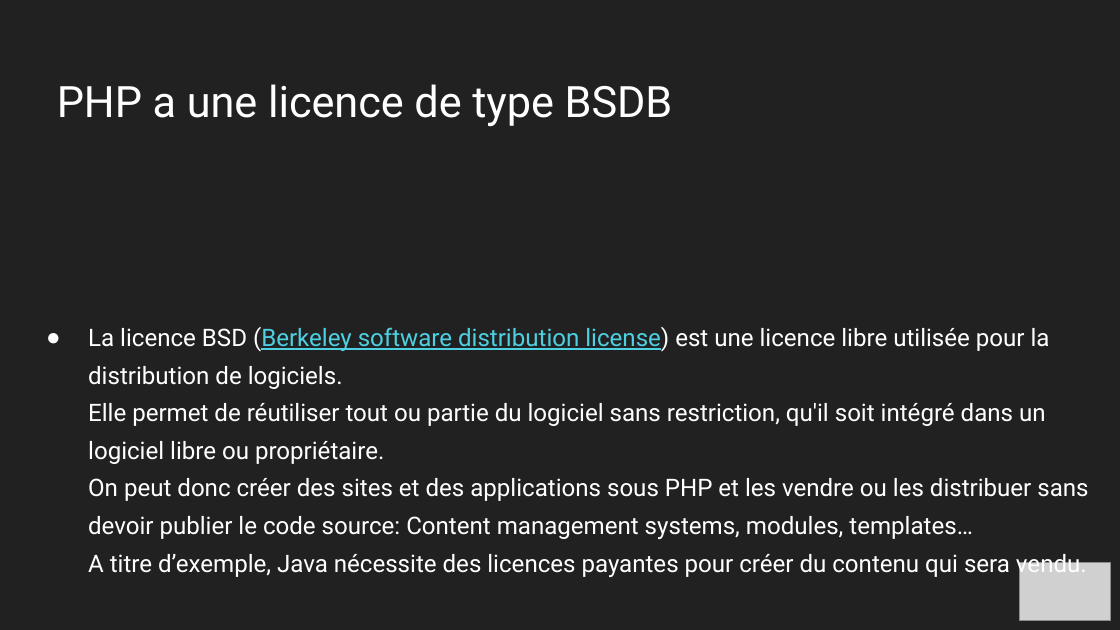
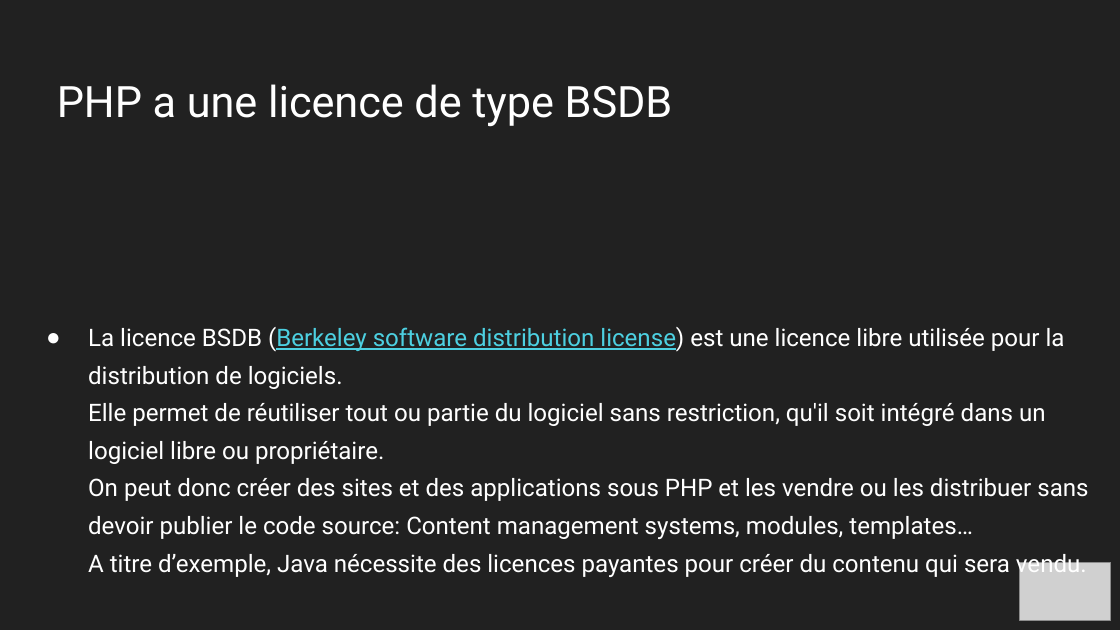
Before and after one commit to Raigyo/introprog2022a-php, a slide deck: slide 8 of 02-slides/202202-php-intro.odp. Drawn at 1120x630 pixels with LibreOffice and Linux fonts; fonts in the diff are those of the drawing; grey boxes stand for pictures. Boxes give left, top, right and bottom in pixels: in the first picture for what was removed or moved away, otherwise in the second. Text is boxed around its words. In the diff, an @@ line names an element or a change of style, - is before the commit and + after.

Commit message:
slides update

```diff
--- a/02-slides/202202-php-intro.odp
+++ b/02-slides/202202-php-intro.odp
@@ title at [88, 327, 1088, 578]: text changed @@
-● La licence BSD (Berkeley software distribution license) est une licence libre utilisée pour la distribution de logiciels.
-  Elle permet de réutiliser tout ou partie du logiciel sans restriction, qu'il soit intégré dans un logiciel libre ou propriétaire.
-  On peut donc créer des sites et des applications sous PHP et les vendre ou les distribuer sans devoir publier le code source: Content management systems, modules, templates…
-  A titre d’exemple, Java nécessite des licences payantes pour créer du contenu qui sera vendu.
+● La licence BSDB (Berkeley software distribution license) est une licence libre utilisée pour la distribution de logiciels.
+  Elle permet de réutiliser tout ou partie du logiciel sans restriction, qu'il soit intégré dans un logiciel libre ou propriétaire.
+  On peut donc créer des sites et des applications sous PHP et les vendre ou les distribuer sans devoir publier le code source: Content management systems, modules, templates…
+  A titre d’exemple, Java nécessite des licences payantes pour créer du contenu qui sera vendu.
```
Also in this commit, not shown: 2 other files.
